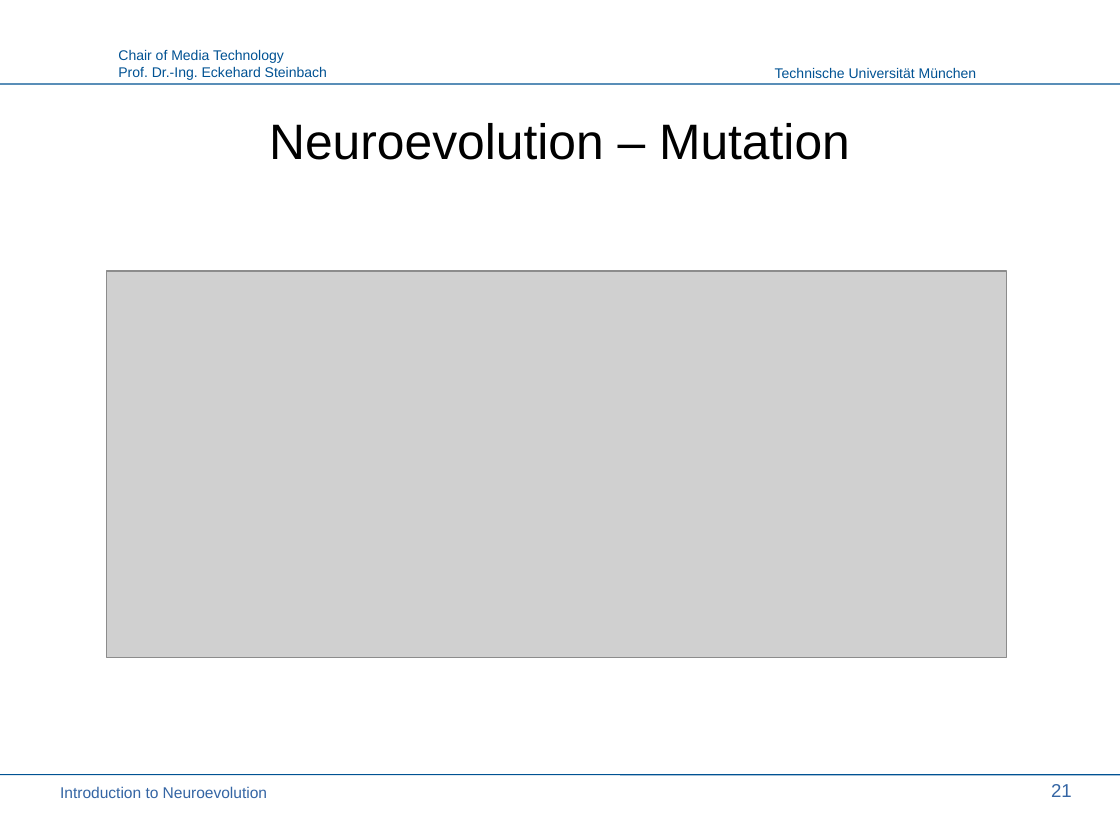
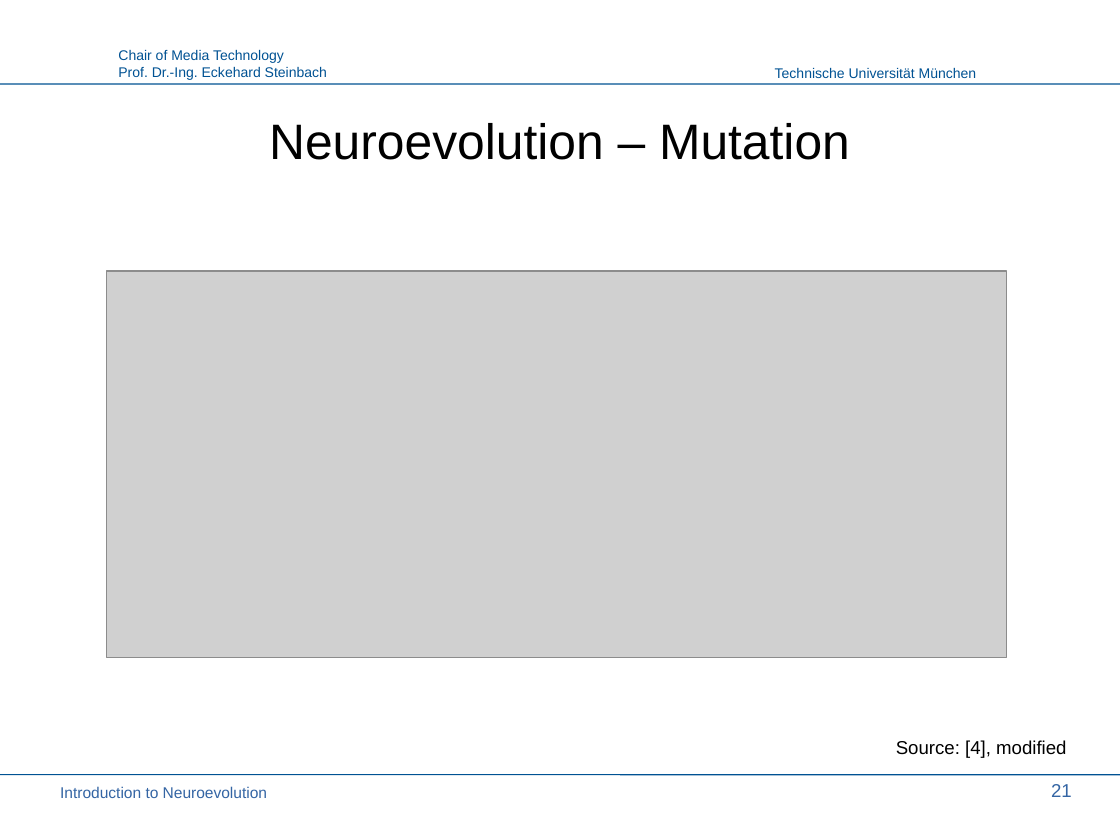
Before and after one commit to PaulPauls/Neuroevolution_of_Augmenting_Topologies_Paper, a slide deck: slide 21 of presentation/neuroevolution_presentation.odp. Drawn at 1120x840 pixels with LibreOffice and Linux fonts; fonts in the diff are those of the drawing; grey boxes stand for pictures; background and template pictures are left out. Boxes give left, top, right and bottom in pixels: in the first picture for what was removed or moved away, otherwise in the second. Text is boxed around its words. In the diff, an @@ line names an element or a change of style, - is before the commit and + after.

Commit message:
Add 'modified' Source quote

```diff
--- a/presentation/neuroevolution_presentation.odp
+++ b/presentation/neuroevolution_presentation.odp
@@ text added at [896,740,1066,758], 12 pt, text #000000 @@
+Source: [4], modified
```
Also in this commit, not shown: 1 other file.
